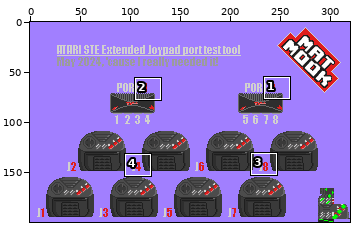
Sprite sheet, stored at source/background.png. The picture above shows the old version from afar; the outline marks the close-up.
Close-up. Earlier state:
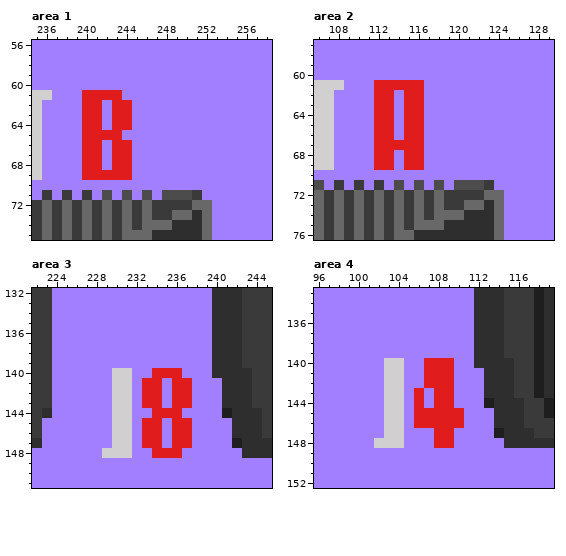
The file is 320x200 pixels. Colours within 5 levels of each other are drawn and written as one. Shown: area 1: x 235..258, y 56..75; area 2: x 106..129, y 57..76; area 3: x 222..245, y 132..151; area 4: x 96..119, y 133..152. The commit also changed other parts of the picture, which this record leaves out.
Once edited:
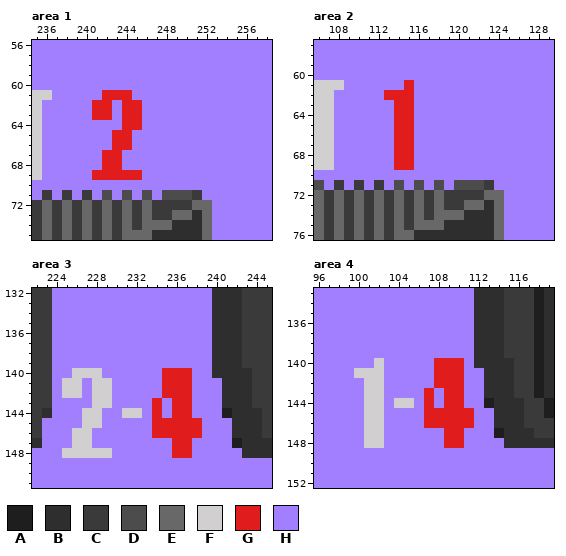
Palette (. is transparent): A #1e1e1e  B #2e2e2e  C #3a3a3a  D #4c4c4c  E #686869  F #d1cfcf  G #e01d1c  H #a17fff
Changes in this commit:
Area 1:
Colour G replaces colour H in row 61 at x 244; in rows 62 to 63 at x 242 and 245; in row 64 at x 245; in row 65 at x 244; in rows 67 to 68 at x 242; in row 69 at x 245.
Colour H replaces colour G in row 61 at x 240 to 241; in rows 62 to 63 at x 240 and 243; in row 64 at x 240 to 241 and 243; in row 65 at x 240 to 242; in row 66 at x 240 to 241; in rows 67 to 68 at x 240 to 241 and 244.
Colour H replaces colour G in row 69 at x 240.
Area 2:
Colour G replaces colour H in rows 62 to 66 at x 114; in rows 68 to 69 at x 114.
Colour H replaces colour G in row 61 at x 112 to 114 and 116; in row 62 at x 112 and 116; in rows 63 to 69 at x 112 to 113 and 116.
Area 3:
Colour F replaces colour H in row 140 at x 226 to 228; in rows 141 to 142 at x 225 to 226 and 228 to 229; in row 143 at x 228 to 229; in row 144 at x 227 to 228 and 232; in row 145 at x 227 to 228; in rows 146 to 147 at x 226 to 227.
Colour F replaces colour H in row 148 at x 225 to 228.
Colour G replaces colour H in row 140 at x 237; in rows 141 to 142 at x 235; in row 144 at x 237; in rows 145 to 146 at x 235 and 238; in row 148 at x 237.
Colour H replaces colour F in rows 140 to 143 at x 230 to 231; in row 144 at x 230; in rows 145 to 148 at x 230 to 231.
Colour H replaces colour G in row 140 at x 234; in rows 141 to 142 at x 233 to 234; in row 143 at x 233; in row 144 at x 235; in rows 145 to 146 at x 233; in row 147 at x 233 to 234.
Colour H replaces colour G in row 148 at x 234 to 235.
Area 4:
Colour F replaces colour H in row 140 at x 102; in row 141 at x 100 to 102; in rows 142 to 143 at x 101 to 102; in row 144 at x 101 to 102 and 105; in rows 145 to 147 at x 101 to 102; in row 148 at x 101.
Colour G replaces colour H in rows 140 to 142 at x 110; in rows 143 to 144 at x 107 and 110; in rows 145 to 146 at x 111; in rows 147 to 148 at x 110.
Colour H replaces colour F in rows 140 to 143 at x 103 to 104; in row 144 at x 103; in rows 145 to 148 at x 103 to 104.
Colour H replaces colour G in rows 140 to 142 at x 107; in rows 143 to 144 at x 106 and 108; in rows 145 to 146 at x 106; in rows 147 to 148 at x 108.
Changed places in both close-ups, as pixel boxes (x1, y1, x2, y2):
changed: (82, 90, 142, 180)
changed: (374, 80, 424, 170)
changed: (62, 368, 202, 458)
changed: (354, 358, 474, 448)
